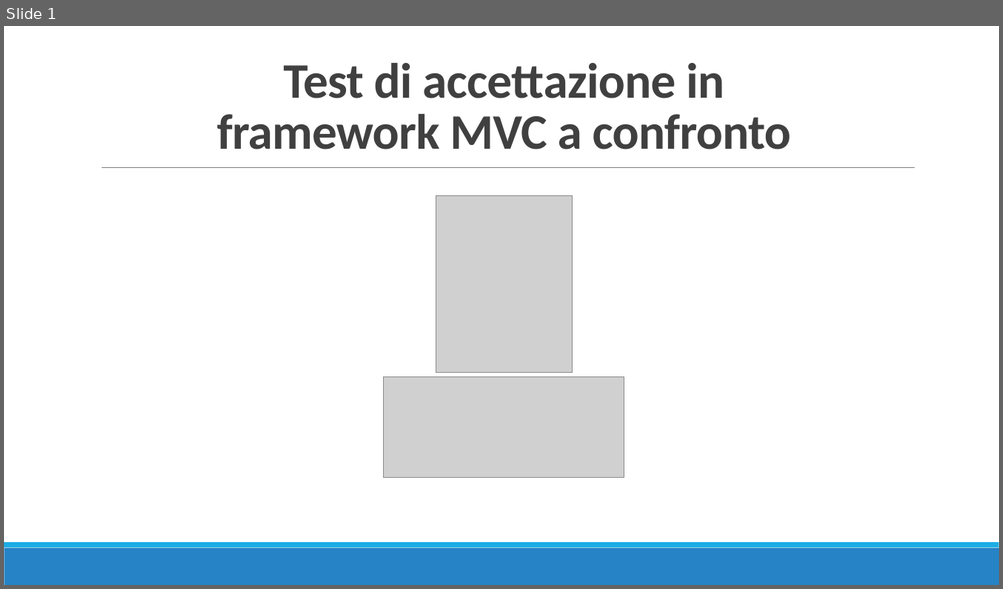
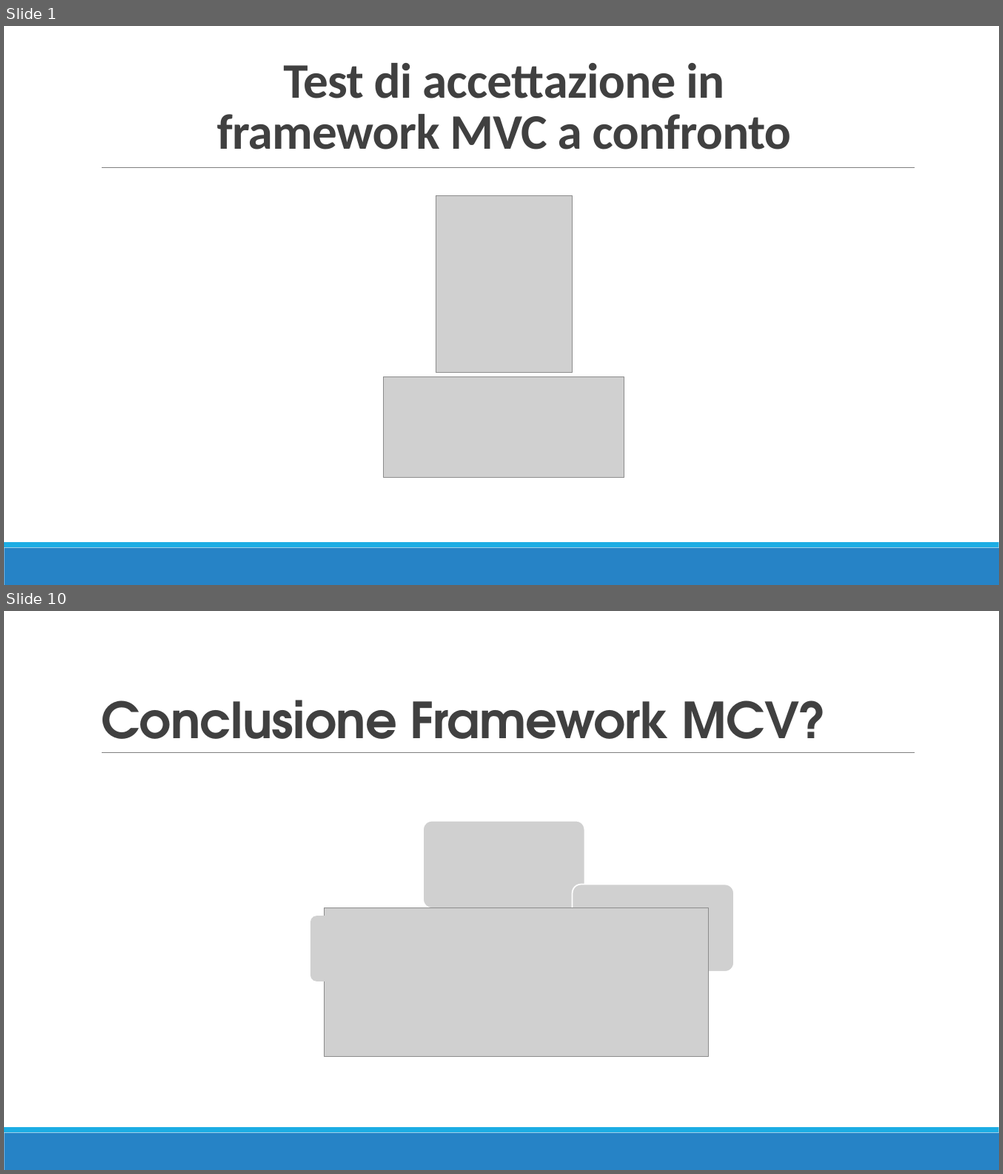
Before and after one commit to TTia/xblog-thesis, a slide deck: Presentazione.pptx. Shown one above the other, each under a label of ours: slide 1 before the commit, slides 1 and 10 after it; the slides between them are not shown. The pictures are 1003x589 and 1003x1174 pixels, drawn with LibreOffice and Linux fonts; fonts in the diff are those of the drawing; grey boxes stand for pictures. Boxes give left, top, right and bottom in pixels: in the first picture for what was removed or moved away, otherwise in the second. Text is boxed around its words. In the diff, an @@ line names an element or a change of style, - is before the commit and + after.

```diff
--- a/Presentazione.pptx
+++ b/Presentazione.pptx
@@ slide 10 added at [4, 611, 999, 1170], background #FFFFFF; not listed: 3 template elements that a slide beside it also shows @@
@@ title added at [101, 700, 826, 753], 48 pt, text #404040, bold @@
+Conclusione Framework MCV?
@@ picture added at [424, 820, 585, 908] @@
@@ picture added at [572, 885, 734, 972] @@
@@ picture added at [310, 916, 441, 982] @@
@@ picture added at [324, 908, 708, 1057] @@
```
Also in this commit, not shown: 11 slides changed, 8 other slides added, 19 other files.
